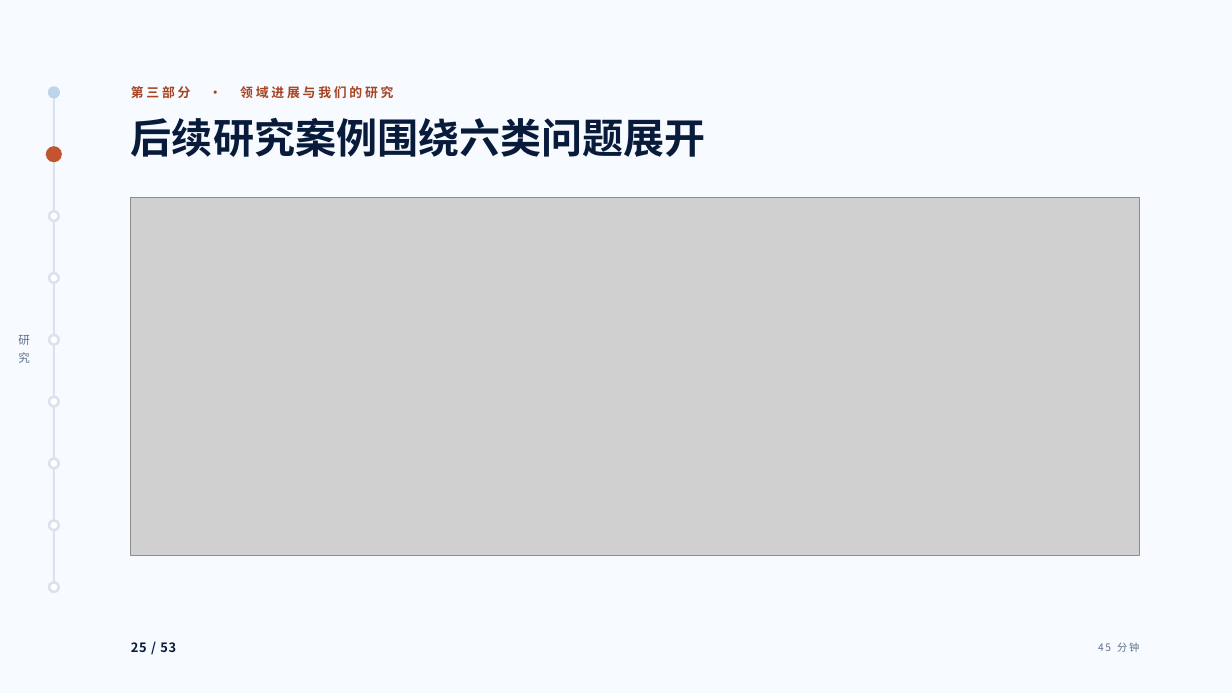
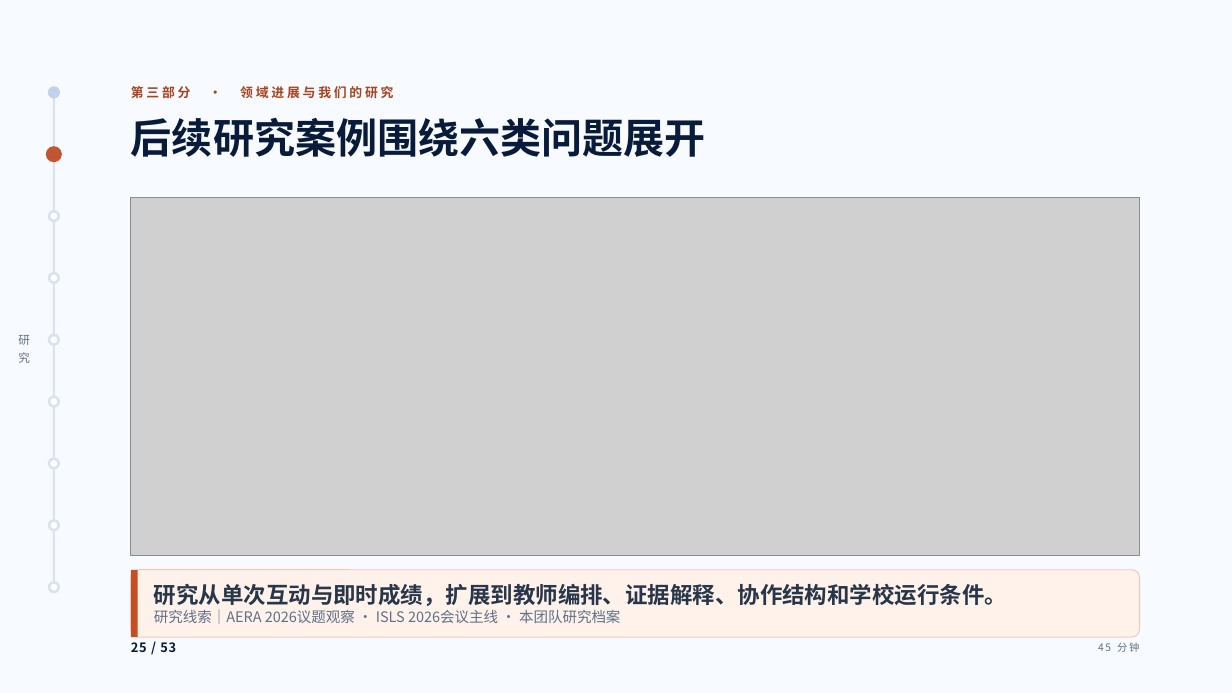
Before and after one commit to tonyxinvip/slides, a slide deck: slide 25 of student-ai-cognitive-division-2026/downloads/student-ai-cognitive-division-2026.pptx. Drawn at 1232x693 pixels with LibreOffice and Linux fonts; fonts in the diff are those of the drawing; grey boxes stand for pictures. Boxes give left, top, right and bottom in pixels: in the first picture for what was removed or moved away, otherwise in the second. Text is boxed around its words. In the diff, an @@ line names an element or a change of style, - is before the commit and + after.

```diff
--- a/student-ai-cognitive-division-2026/downloads/student-ai-cognitive-division-2026.pptx
+++ b/student-ai-cognitive-division-2026/downloads/student-ai-cognitive-division-2026.pptx
@@ rounded rectangle added at (131, 570, 1141, 638), fill #FFF2EA, outline #F3C8B7 0.75 pt @@
@@ rectangle added at (131, 570, 138, 638), fill #C74E22 @@
@@ text added at (154, 583, 1007, 623), 17.5 pt, text #27364A, bold @@
+研究从单次互动与即时成绩，扩展到教师编排、证据解释、协作结构和学校运行条件。
+研究线索｜AERA 2026议题观察 · ISLS 2026会议主线 · 本团队研究档案
```
Also in this commit, not shown: 25 other slides changed, 57 other files.
